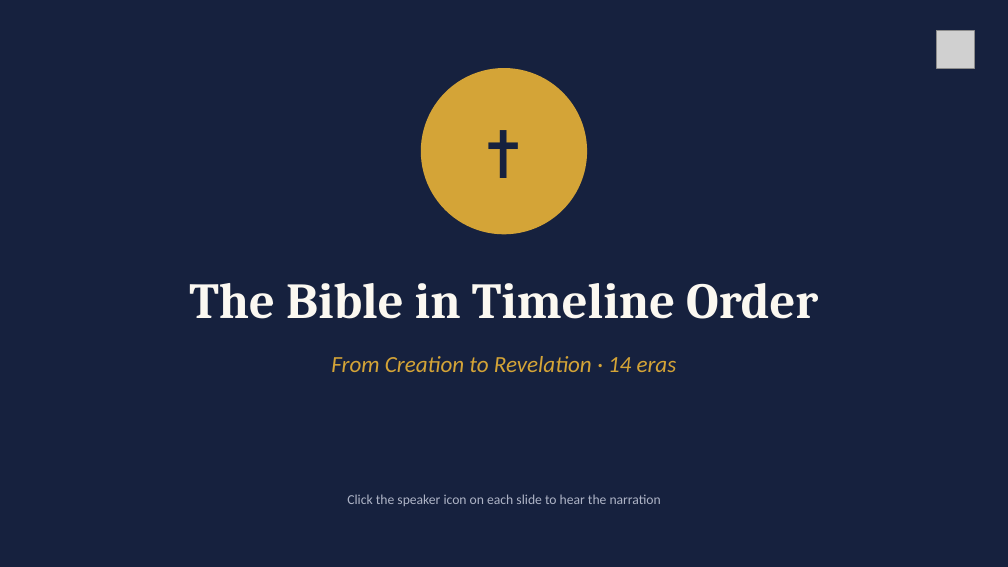
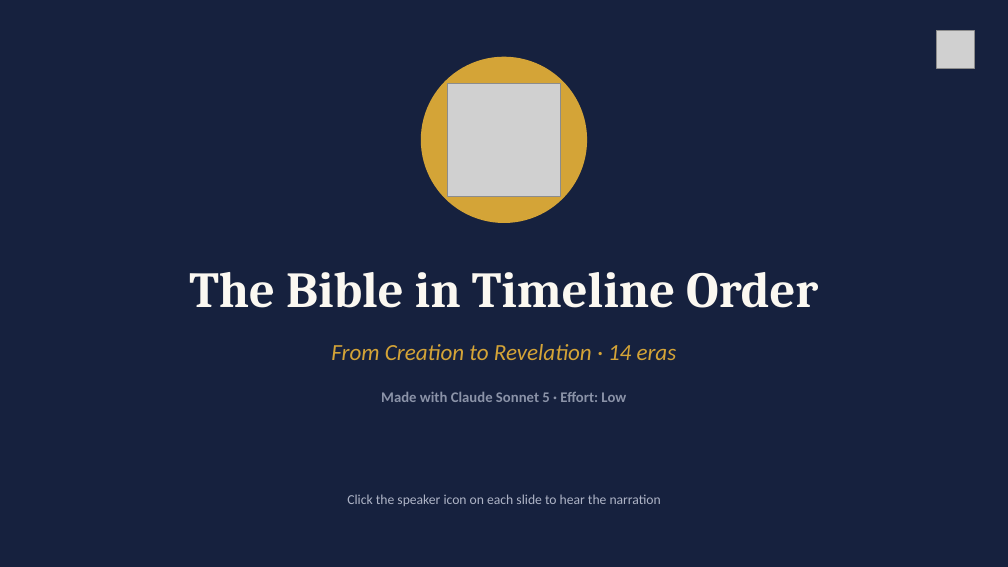
Before and after one commit to mejl/2026-, a slide deck: slide 1 of Bible-Timeline.pptx. Drawn at 1008x567 pixels with LibreOffice and Linux fonts; fonts in the diff are those of the drawing; grey boxes stand for pictures. Boxes give left, top, right and bottom in pixels: in the first picture for what was removed or moved away, otherwise in the second. Text is boxed around its words. In the diff, an @@ line names an element or a change of style, - is before the commit and + after.

```diff
--- a/Bible-Timeline.pptx
+++ b/Bible-Timeline.pptx
@@ 2 texts, 1 ellipse: place and size @@
-2 texts, 1 ellipse at (189,68,818,372)
+2 texts, 1 ellipse at (189,57,818,360)
@@ text removed at (421,68,588,234) @@
-✝
@@ picture added at (448,83,561,197) @@
@@ text added at (381,392,626,402), 14 pt, text #8B93A8, bold @@
+Made with Claude Sonnet 5 · Effort: Low
```
Also in this commit, not shown: 16 other slides changed.
